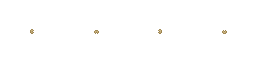
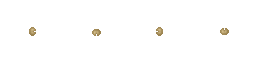
Two versions of the same layered image (256x64). Layer-by-layer changes:
hid "Layer 53" over (222, 30, 227, 34)
hid "Layer 52" over (94, 30, 99, 34)
hid "Layer 51" over (158, 29, 162, 34)
added layer "Layer 50 copy 3" above "Layer 50 copy 2" over (220, 28, 229, 35)
added layer "Layer 50 copy 2" above "Layer 50 copy" over (156, 27, 163, 36)
added layer "Layer 50 copy" above "Layer 50" over (92, 29, 101, 36)
painted on "Layer 50" over (29, 27, 36, 36)
